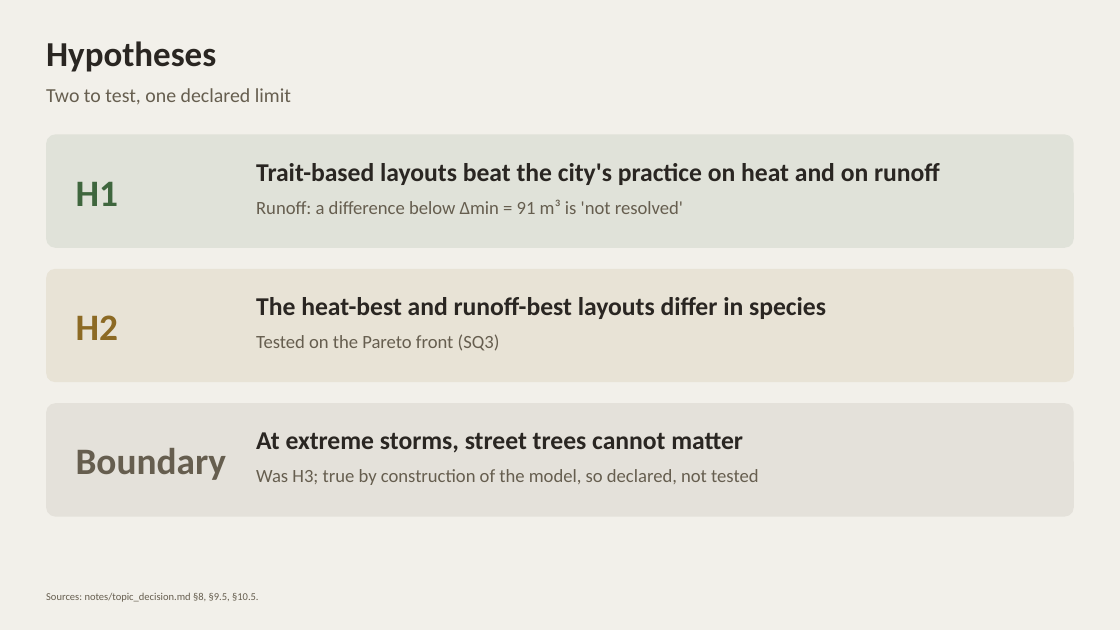
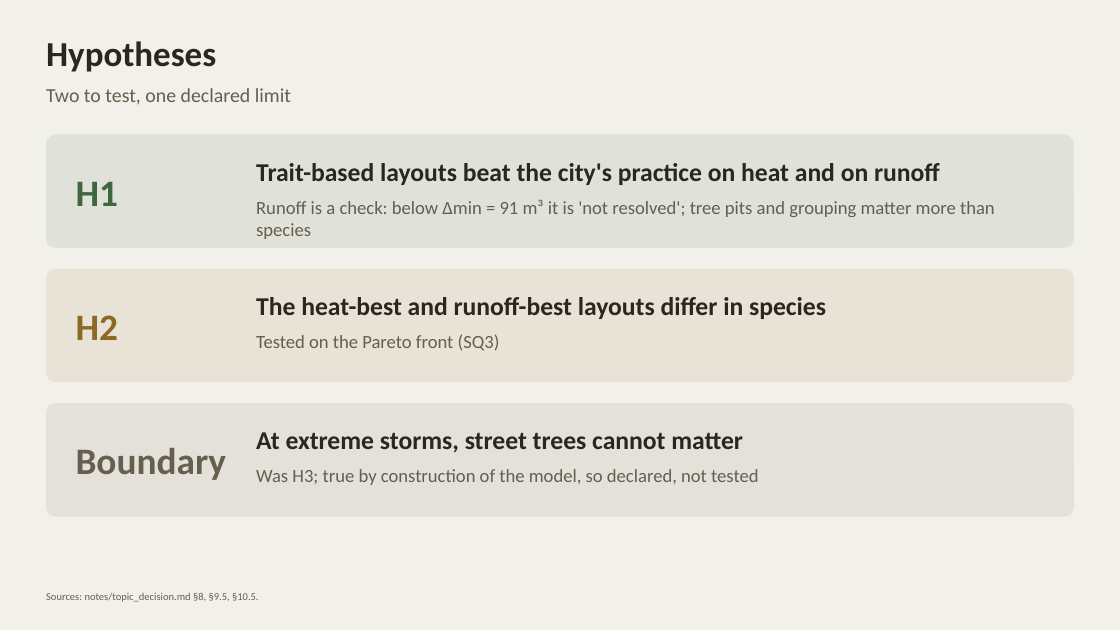
Before and after one commit to giofox96/shade-and-sponge, a slide deck: slide 9 of slides/shade_and_sponge_10nov_editable.pptx. Drawn at 1120x630 pixels with LibreOffice and Linux fonts; fonts in the diff are those of the drawing. Boxes give left, top, right and bottom in pixels: in the first picture for what was removed or moved away, otherwise in the second. Text is boxed around its words. In the diff, an @@ line names an element or a change of style, - is before the commit and + after.

```diff
--- a/slides/shade_and_sponge_10nov_editable.pptx
+++ b/slides/shade_and_sponge_10nov_editable.pptx
@@ text at (256,199,995,239): text changed @@
-Runoff: a difference below Δmin = 91 m³ is 'not resolved'
+Runoff is a check: below Δmin = 91 m³ it is 'not resolved'; tree pits and grouping matter more than species
```
Also in this commit, not shown: 1 other slide changed, 1 slide added, 5 other files.
